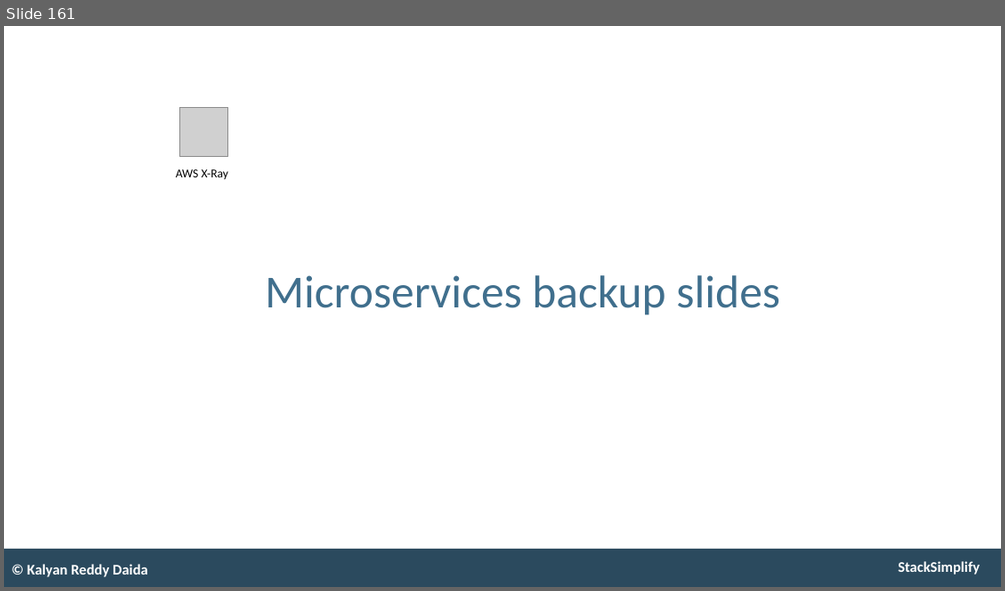
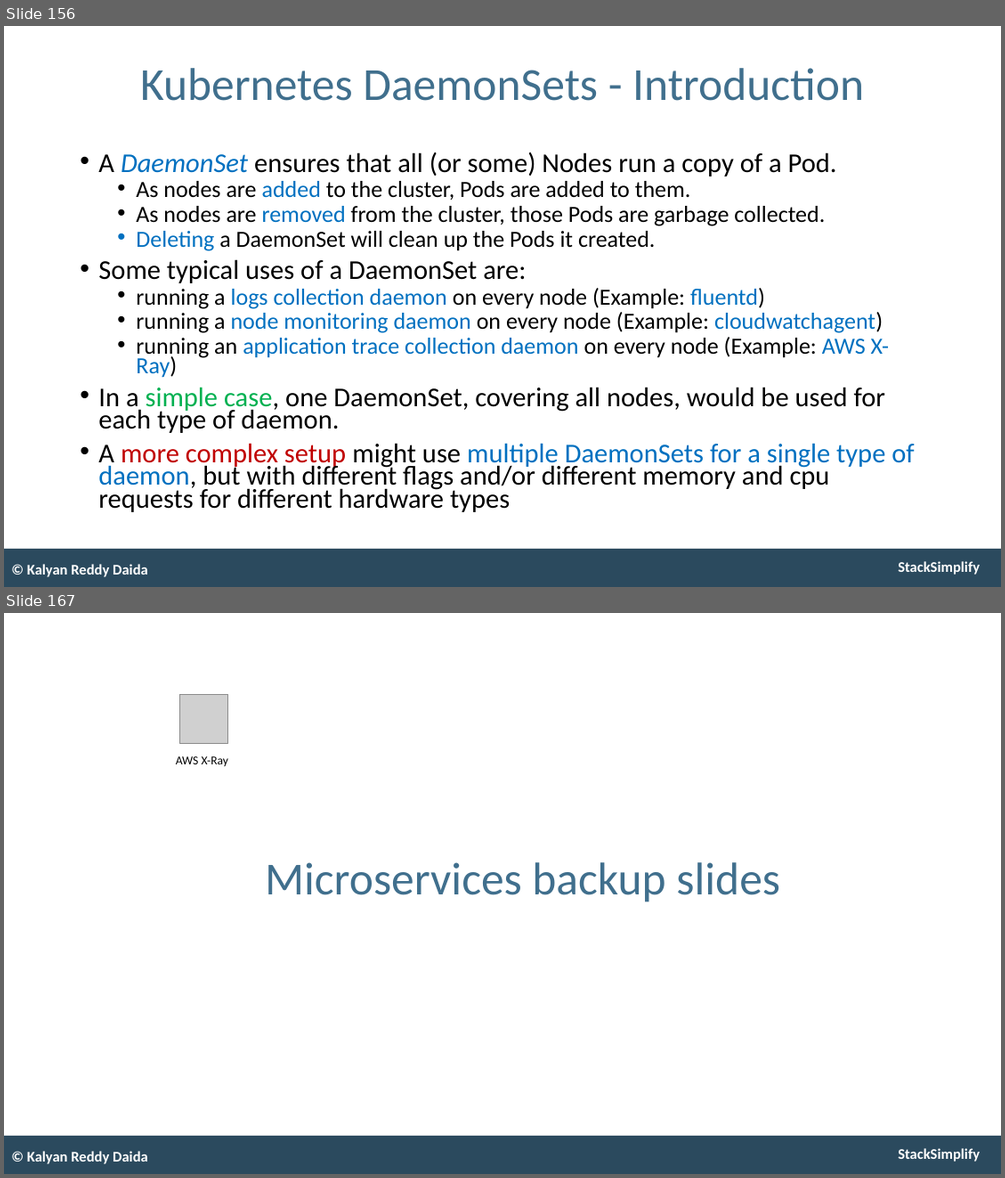
Before and after one commit to talvionyx/aws-eks-kubernetes-masterclass, a slide deck: presentation/AWS-Fargate-and-EKS-Masterclass.pptx. Shown one above the other, each under a label of ours: slide 161 before the commit, slides 156 and 167 after it; the slides between them are not shown. The pictures are 1005x591 and 1005x1178 pixels, drawn with LibreOffice and Linux fonts; fonts in the diff are those of the drawing; grey boxes stand for pictures. Boxes give left, top, right and bottom in pixels: in the first picture for what was removed or moved away, otherwise in the second. Text is boxed around its words. In the diff, an @@ line names an element or a change of style, - is before the commit and + after.

```diff
--- a/presentation/AWS-Fargate-and-EKS-Masterclass.pptx
+++ b/presentation/AWS-Fargate-and-EKS-Masterclass.pptx
@@ slide 156 added at bbox=[4, 26, 1001, 587], background #FFFFFF; not listed: 2 template elements that a slide beside it also shows @@
@@ title added at bbox=[140, 68, 864, 101], 53 pt, text #406F8D @@
+Kubernetes DaemonSets - Introduction
@@ text added at bbox=[98, 152, 914, 512], 26.8 pt, text #000000 @@
+• A DaemonSet ensures that all (or some) Nodes run a copy of a Pod.
+  • As nodes are added to the cluster, Pods are added to them.
+  • As nodes are removed from the cluster, those Pods are garbage collected.
+  • Deleting a DaemonSet will clean up the Pods it created.
+• Some typical uses of a DaemonSet are:
+  • running a logs collection daemon on every node (Example: fluentd)
+  • running a node monitoring daemon on every node (Example: cloudwatchagent)
+  • running an application trace collection daemon on every node (Example: AWS X-Ray)
+• In a simple case, one DaemonSet, covering all nodes, would be used for each type of daemon.
+• A more complex setup might use multiple DaemonSets for a single type of daemon, but with different flags and/or different memory and cpu requests for different hardware types
@@ text added at bbox=[27, 564, 148, 577], 17 pt, text #FFFFFF, bold @@
+© Kalyan Reddy Daida
@@ what was slide 161 is now slide 167 @@
```
Also in this commit, not shown: 7 slides changed, 6 other slides added, 1 slide removed, 1 other file.
